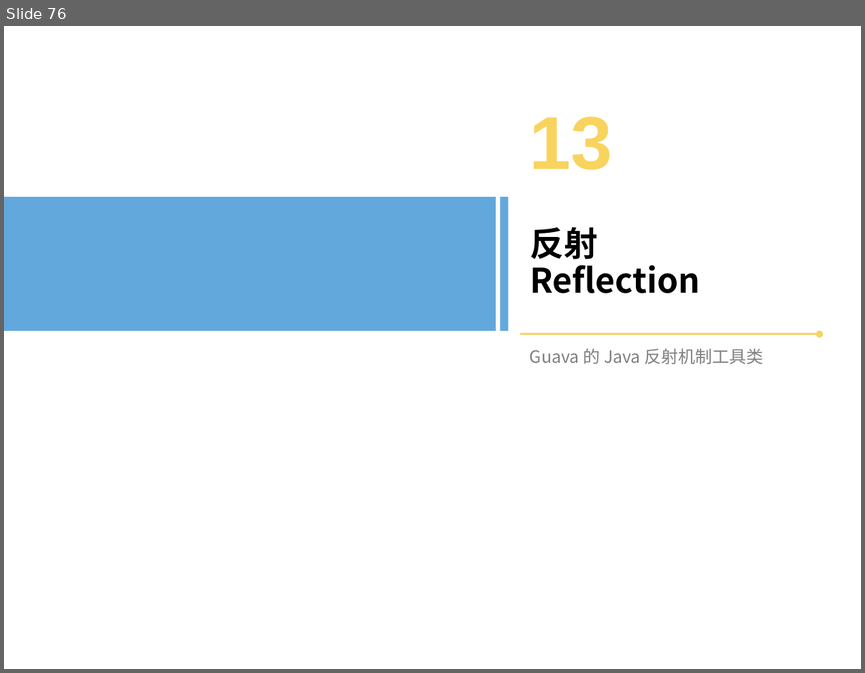
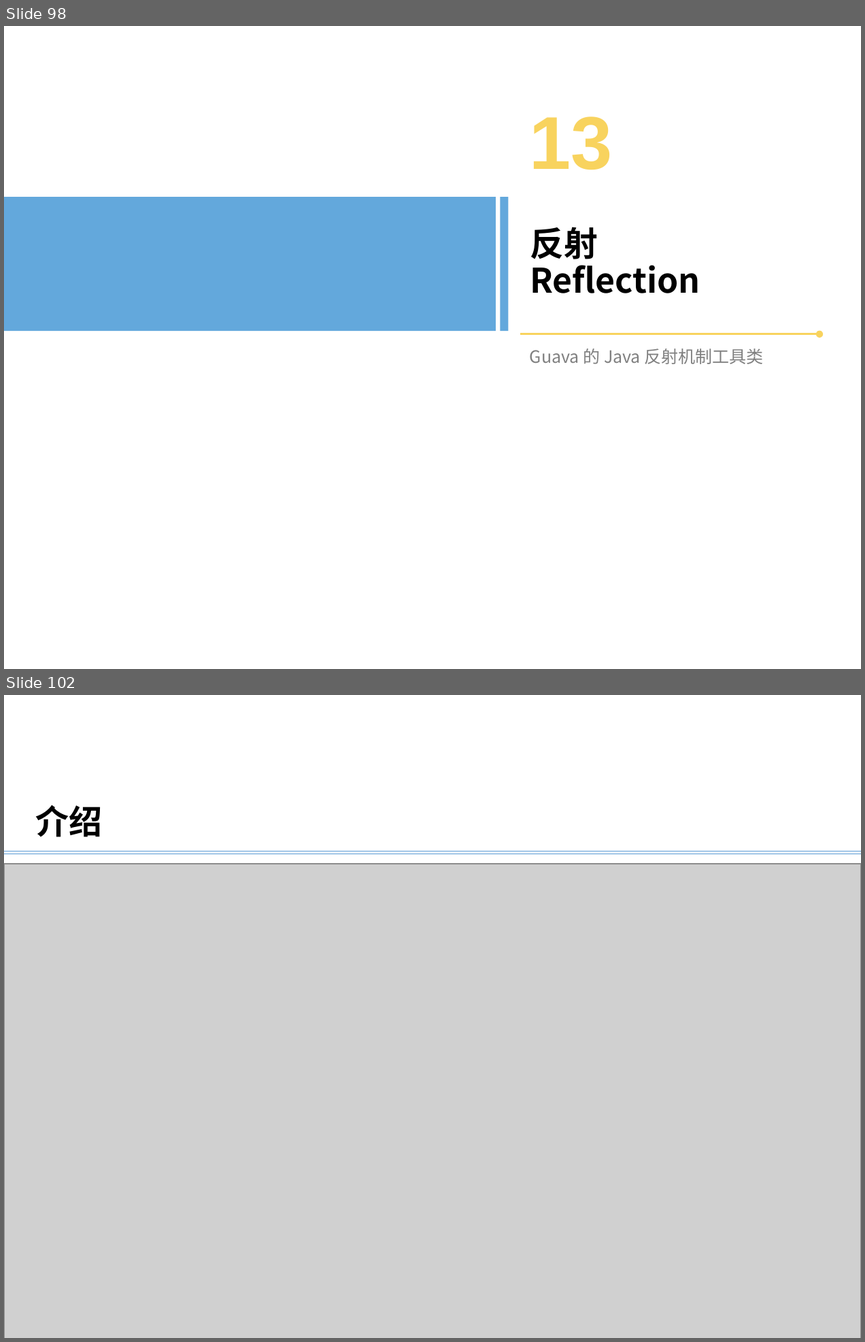
Before and after one commit to bxguo/guava, a slide deck: Guava介绍.pptx. Shown one above the other, each under a label of ours: slide 76 before the commit, slides 98 and 102 after it; the slides between them are not shown. The pictures are 865x673 and 865x1342 pixels, drawn with LibreOffice and Linux fonts; fonts in the diff are those of the drawing; grey boxes stand for pictures; background and template pictures are left out. Boxes give left, top, right and bottom in pixels: in the first picture for what was removed or moved away, otherwise in the second. Text is boxed around its words. In the diff, an @@ line names an element or a change of style, - is before the commit and + after.

```diff
--- a/Guava介绍.pptx
+++ b/Guava介绍.pptx
@@ slide 102 added at bbox=[4, 695, 861, 1338], background #FFFFFF @@
@@ text added at bbox=[35, 805, 102, 837], 28 pt, text #000000, bold @@
+介绍
@@ line added from (4, 851) to (861, 851), #5B9BD5 0.5 pt @@
@@ line added from (4, 853) to (861, 853), #5B9BD5 0.5 pt @@
@@ picture added at bbox=[4, 864, 861, 1338] @@
@@ what was slide 76 is now slide 98 @@
```
Also in this commit, not shown: 26 other slides added, 1 other file.
